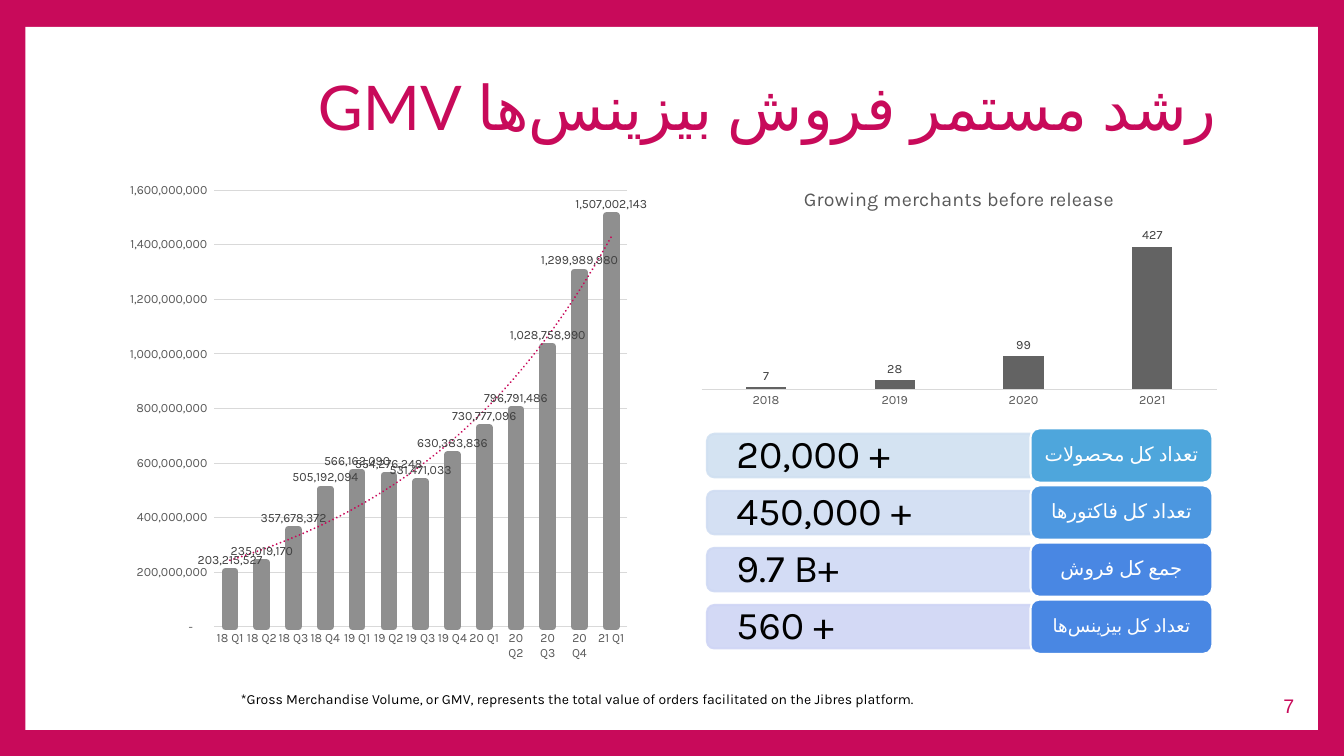
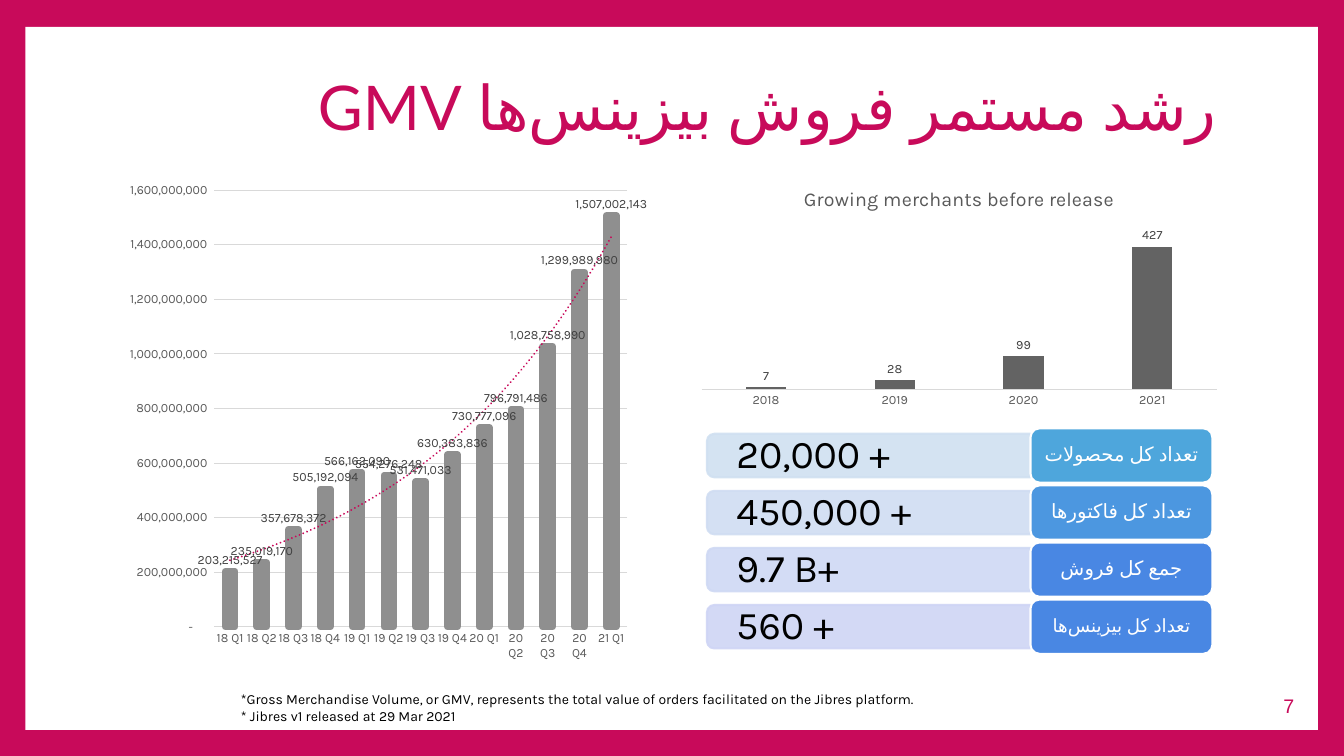
Before and after one commit to ghasemizade/talambar_cdn, a slide deck: slide 7 of business/PitchDeck/JIbres-PitchDeck-v1.pptx. Drawn at 1344x756 pixels with LibreOffice and Linux fonts; fonts in the diff are those of the drawing; background and template pictures are left out. Boxes give left, top, right and bottom in pixels: in the first picture for what was removed or moved away, otherwise in the second. Text is boxed around its words. In the diff, an @@ line names an element or a change of style, - is before the commit and + after.

```diff
--- a/business/PitchDeck/JIbres-PitchDeck-v1.pptx
+++ b/business/PitchDeck/JIbres-PitchDeck-v1.pptx
@@ text at box(250, 711, 455, 721): paragraph added @@
+* Jibres v1 released at 29 Mar 2021
```
Also in this commit, not shown: 1 other slide changed.
